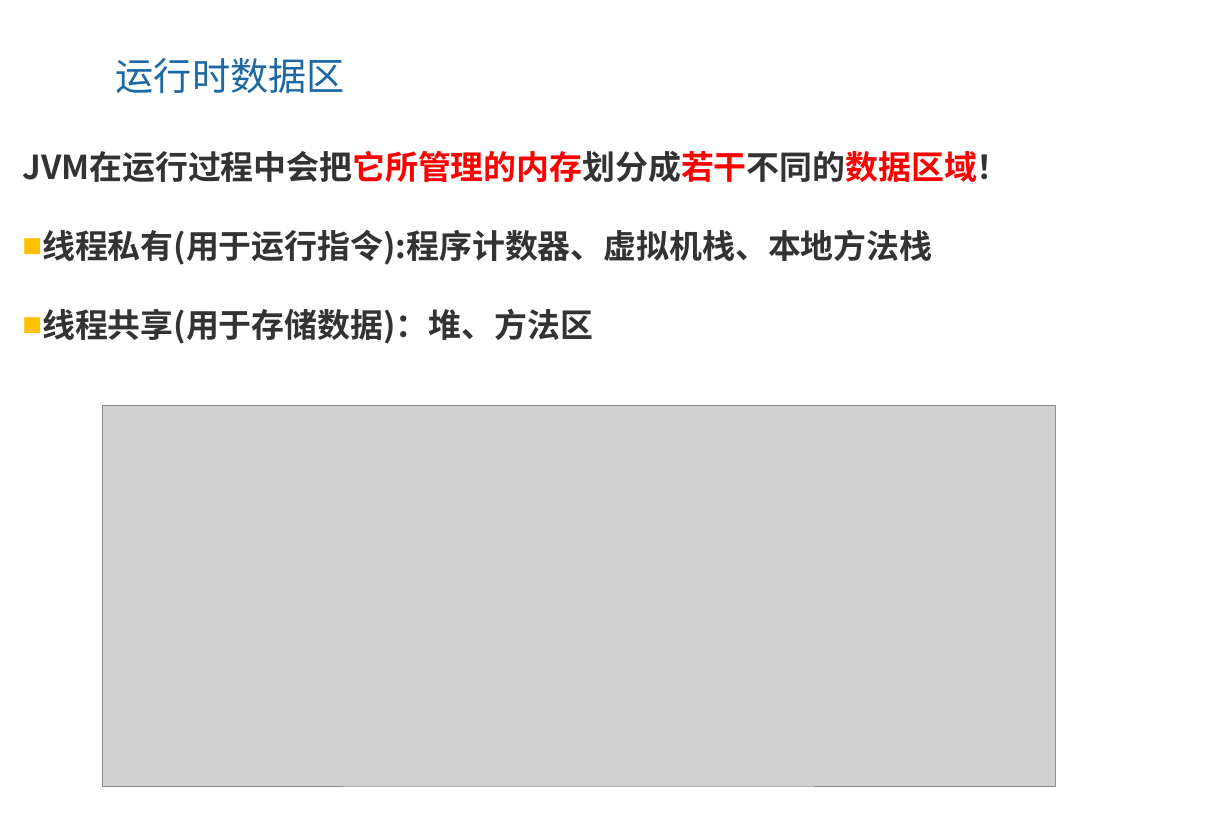
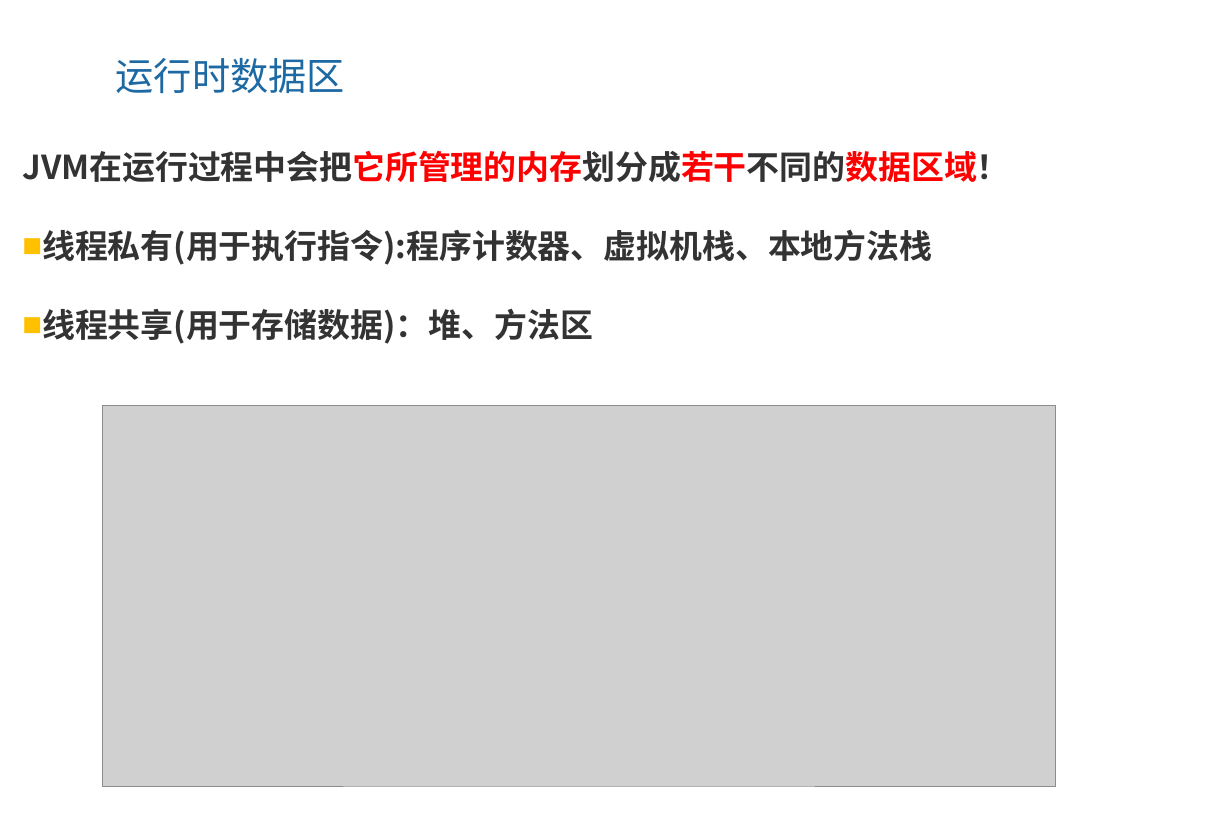
Before and after one commit to ZhangShenao/architect, a slide deck: slide 8 of architect/jvm/1、虚拟机的前世今生，深入理解JVM内存区域.pptx. Drawn at 1232x821 pixels with LibreOffice and Linux fonts; fonts in the diff are those of the drawing; grey boxes stand for pictures; background and template pictures are left out. Boxes give left, top, right and bottom in pixels: in the first picture for what was removed or moved away, otherwise in the second. Text is boxed around its words. In the diff, an @@ line names an element or a change of style, - is before the commit and + after.

```diff
--- a/architect/jvm/1、虚拟机的前世今生，深入理解JVM内存区域.pptx
+++ b/architect/jvm/1、虚拟机的前世今生，深入理解JVM内存区域.pptx
@@ text at [42, 229, 932, 265]: text changed @@
-■ 线程私有(用于运行指令):程序计数器、虚拟机栈、本地方法栈
+■ 线程私有(用于执行指令):程序计数器、虚拟机栈、本地方法栈
```
Also in this commit, not shown: 12 other slides changed, 5 other files.
